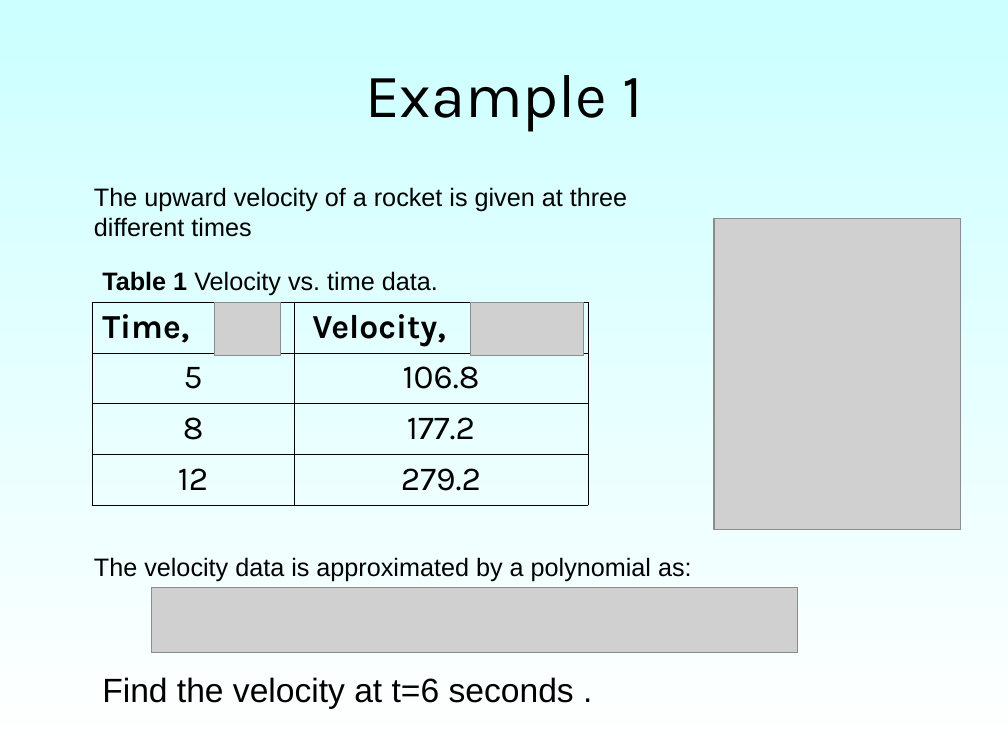
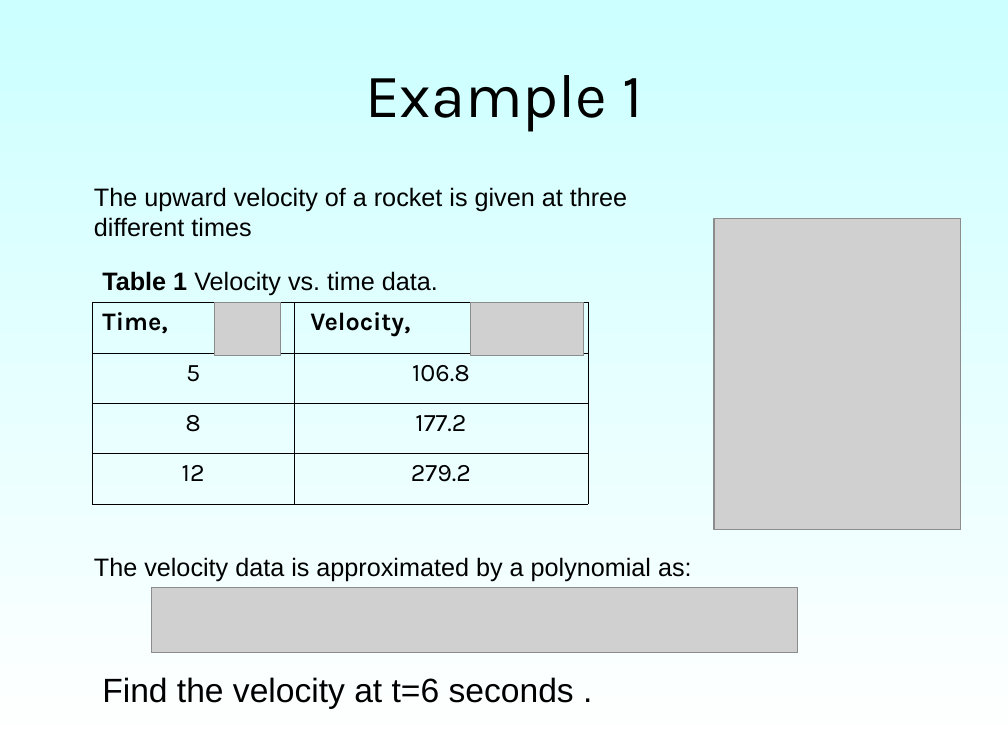
Before and after one commit to RashikRahman/3.2_Notes, a slide deck: slide 17 of CSE_313_Numerical Methods/slides/Week_4-5_Simultaneous Linear Equations/1_Gaussian Elimination.ppt. Drawn at 1008x756 pixels with LibreOffice and Linux fonts; fonts in the diff are those of the drawing; grey boxes stand for pictures. Boxes give left, top, right and bottom in pixels: in the first picture for what was removed or moved away, otherwise in the second. Text is boxed around its words. In the diff, an @@ line names an element or a change of style, - is before the commit and + after.

```diff
--- a/CSE_313_Numerical Methods/slides/Week_4-5_Simultaneous Linear Equations/1_Gaussian Elimination.ppt
+++ b/CSE_313_Numerical Methods/slides/Week_4-5_Simultaneous Linear Equations/1_Gaussian Elimination.ppt
@@ table at bbox=[93, 302, 589, 504] @@
@@ size 24 to 18 pt @@
```
Also in this commit, not shown: 1 other slide changed, 35 other files.
